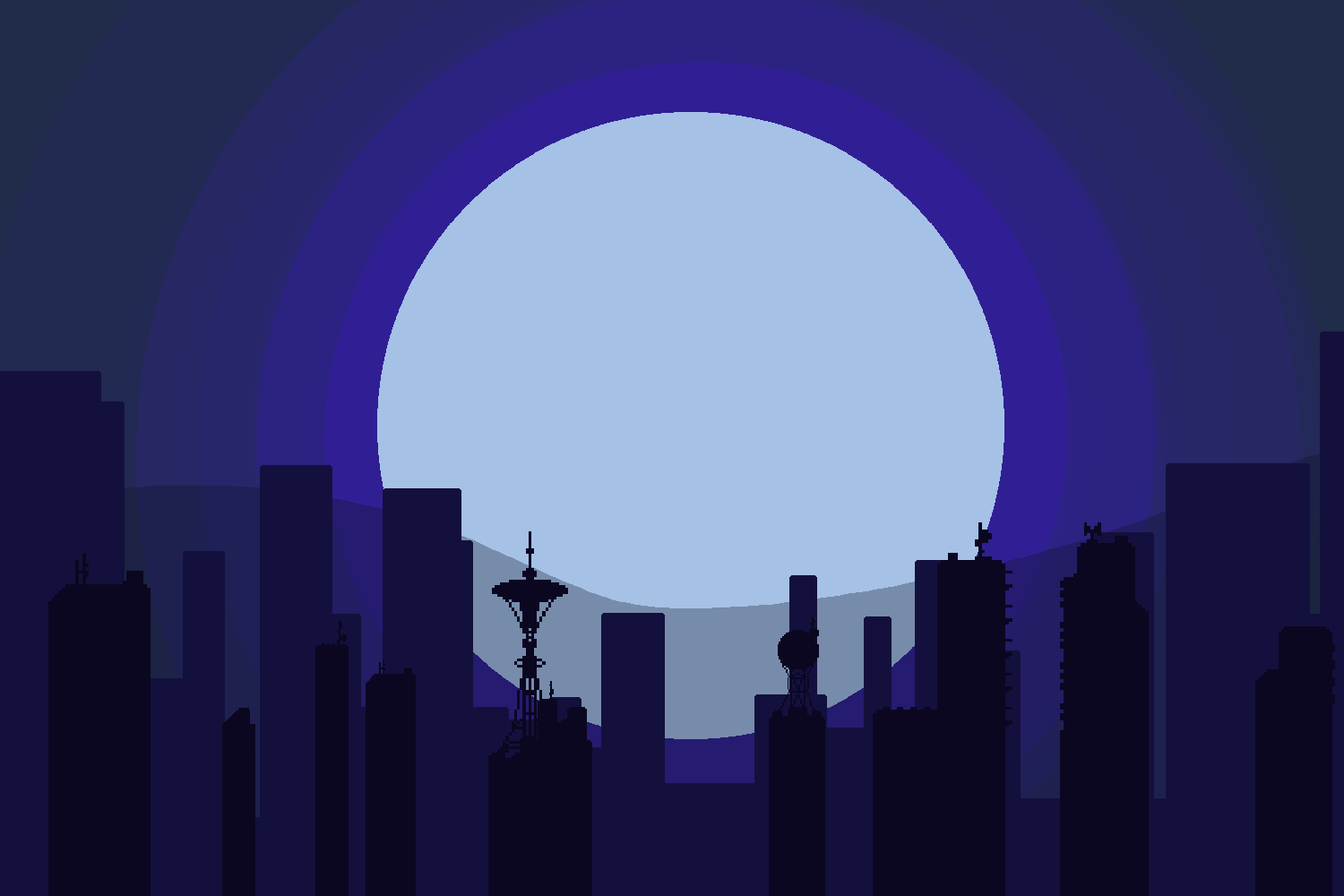
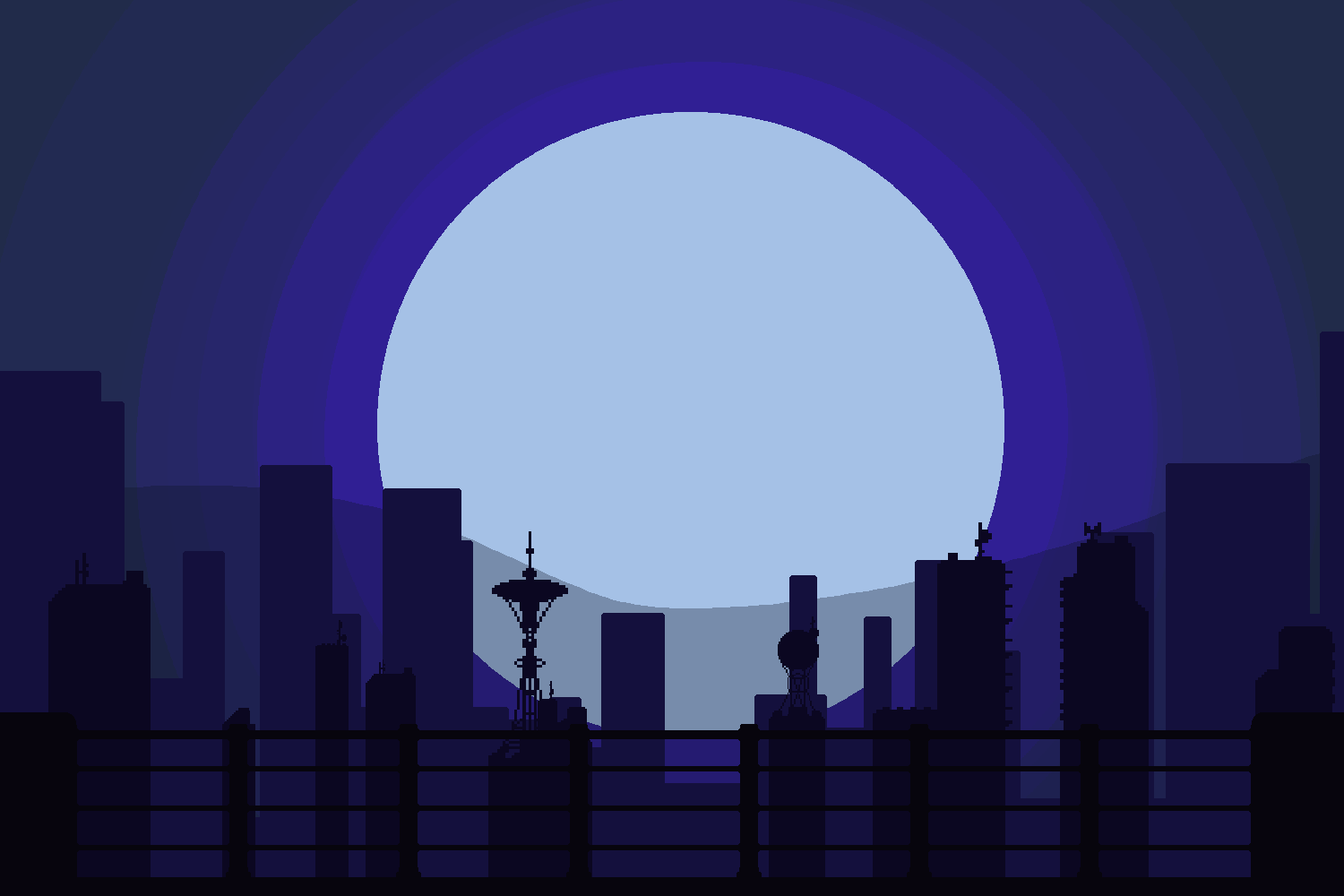
Two versions of the same layered image (1344px x 896px). Layer-by-layer changes:
added layer "Layer 17" above "Layer 14" over [0, 712, 1344, 896]
